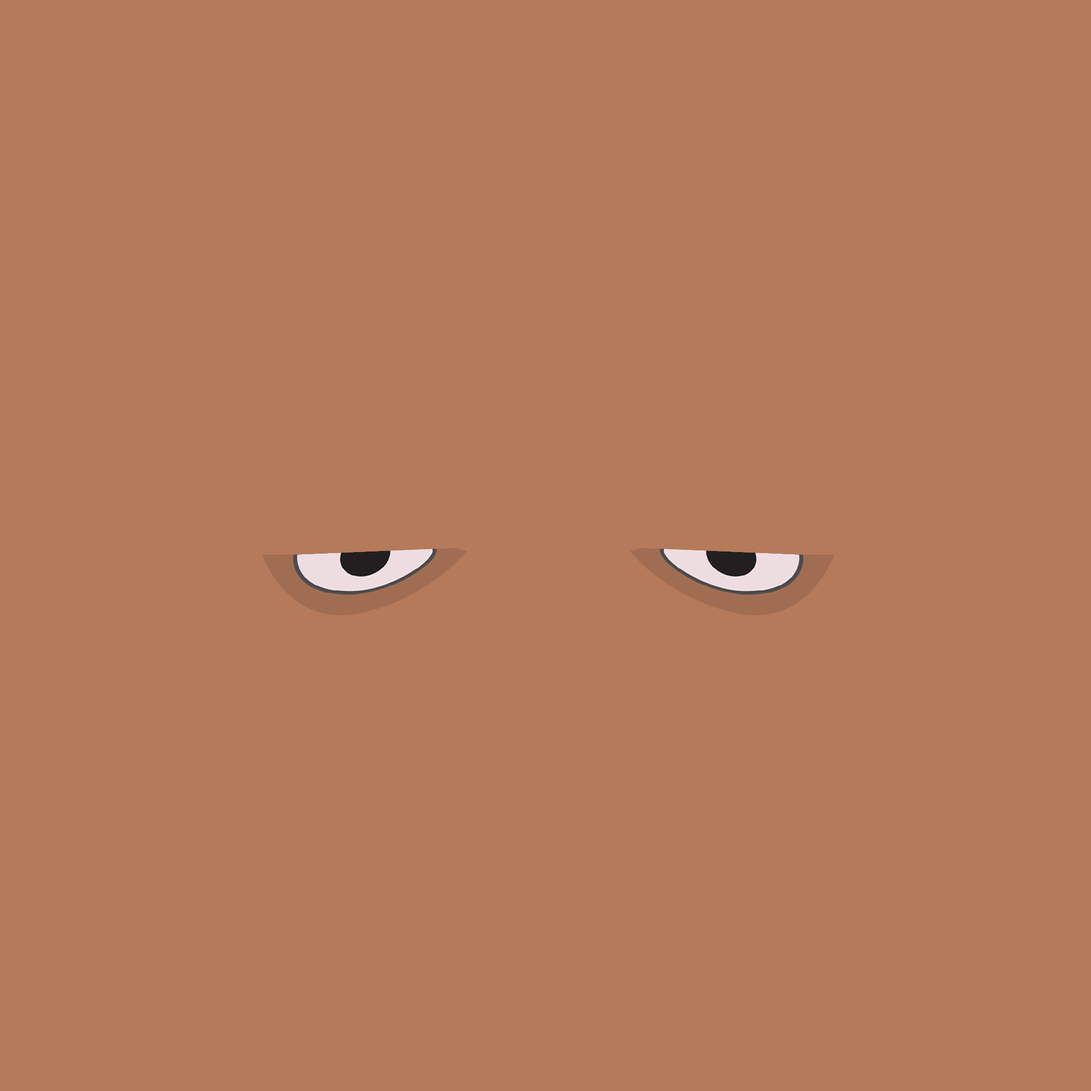
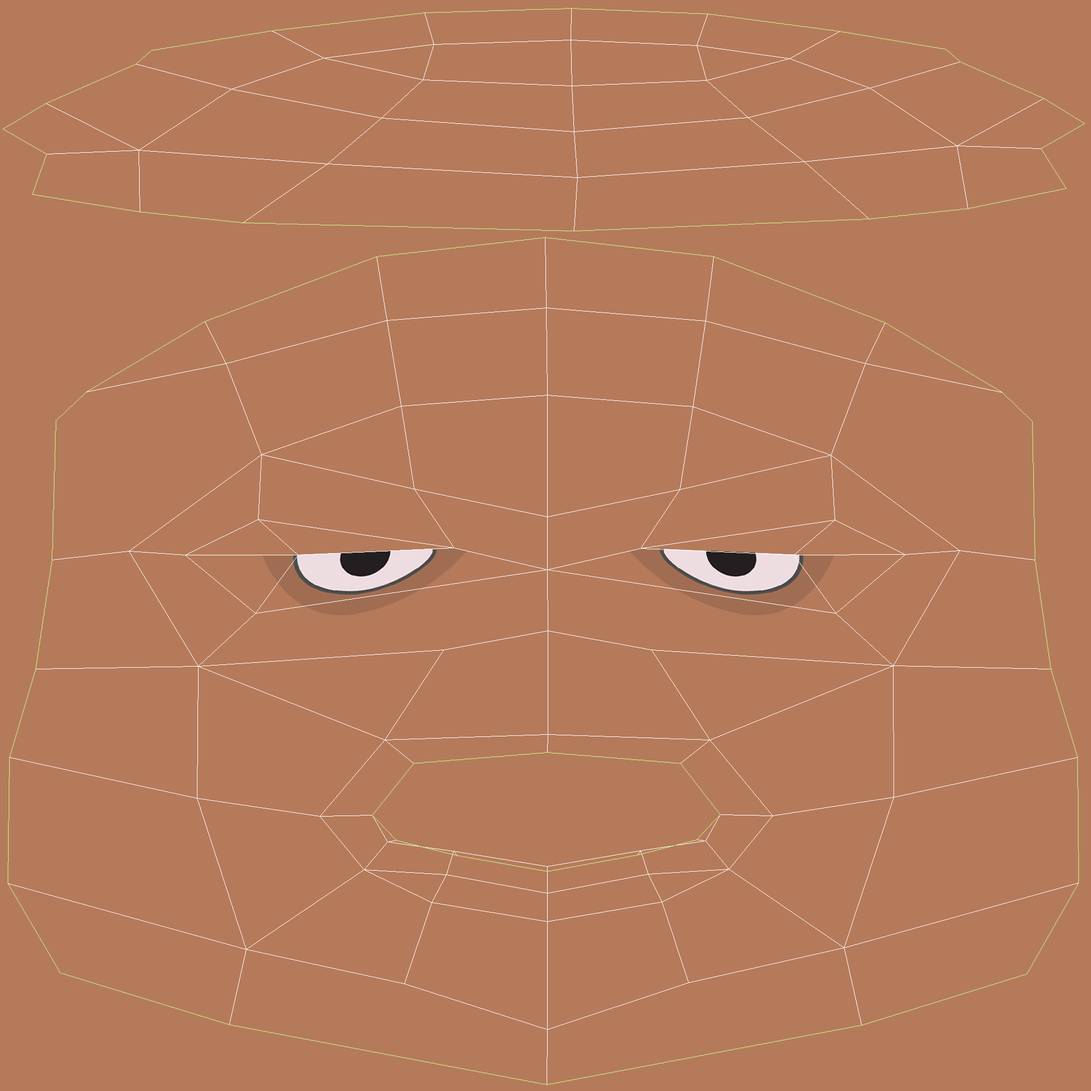
Before/after of a 1091×1091 layered artwork. What changed in the layer stack:
showed "refe" over [2, 7, 1087, 1087]
